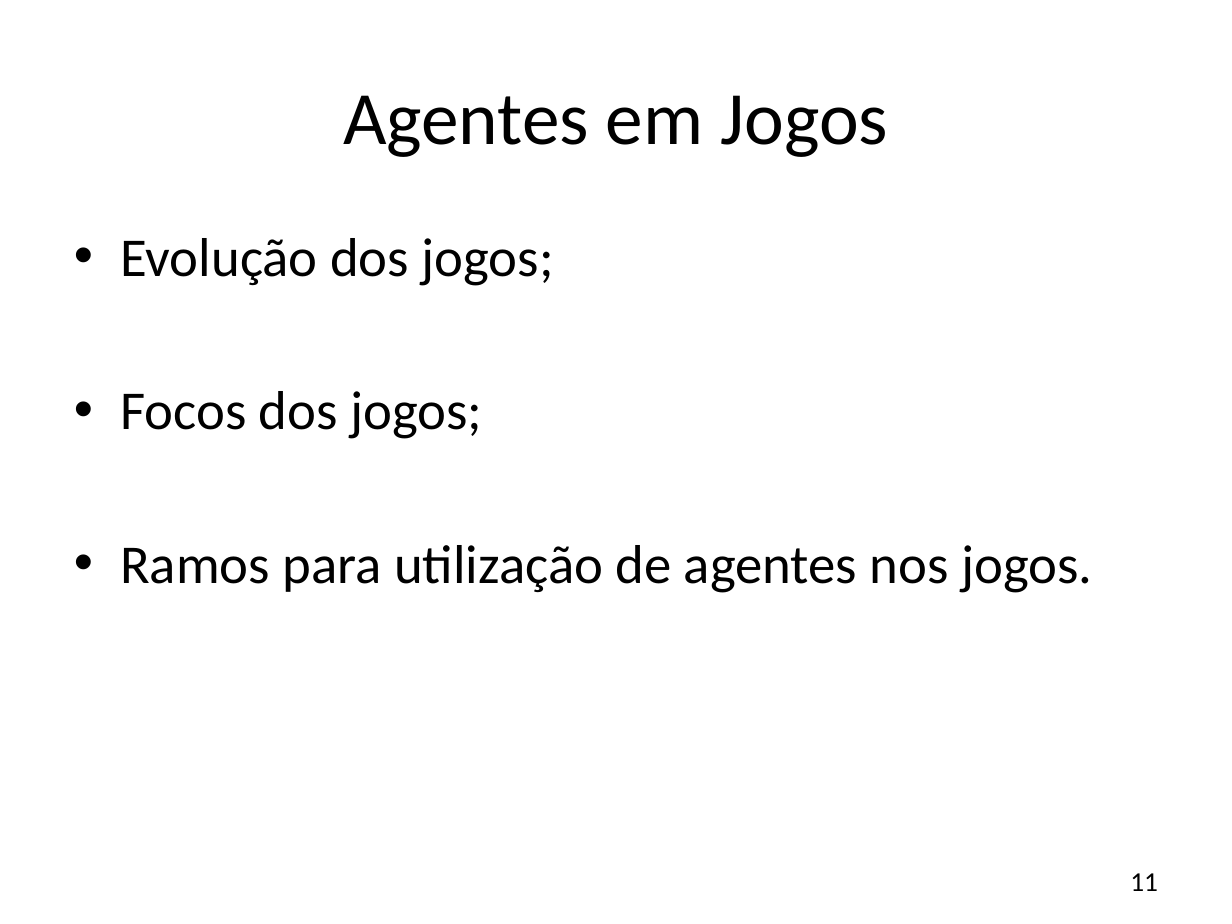
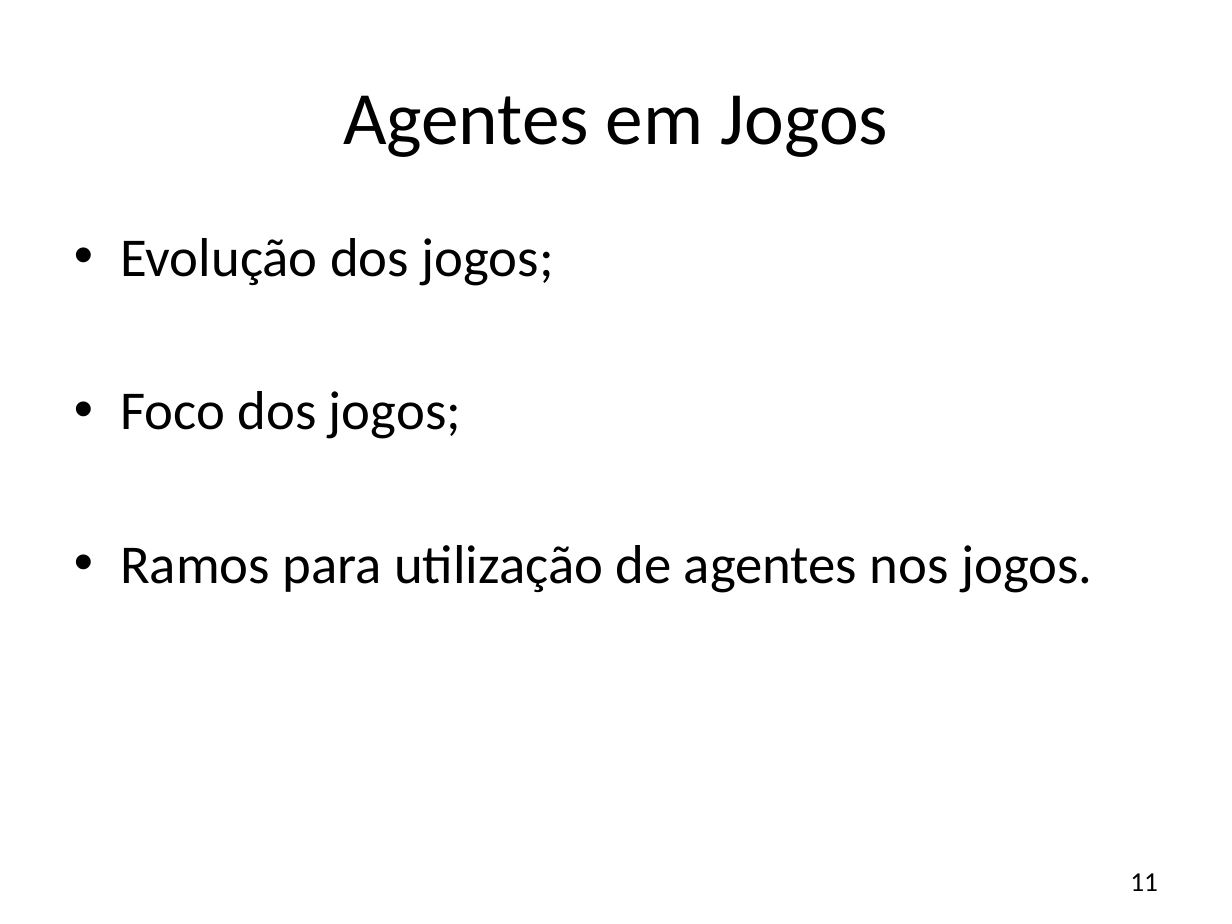
Before and after one commit to JonathanOhara/dissertacao, a slide deck: slide 11 of Apresentação Qualificação.pptx. Drawn at 1232x924 pixels with LibreOffice and Linux fonts; fonts in the diff are those of the drawing; background and template pictures are left out. Boxes give left, top, right and bottom in pixels: in the first picture for what was removed or moved away, otherwise in the second. Text is boxed around its words. In the diff, an @@ line names an element or a change of style, - is before the commit and + after.

```diff
--- a/Apresentação Qualificação.pptx
+++ b/Apresentação Qualificação.pptx
@@ text at [120, 391, 461, 439]: text changed @@
-• Focos dos jogos;
+• Foco dos jogos;
```
Also in this commit, not shown: 8 other slides changed, 1 slide removed.
